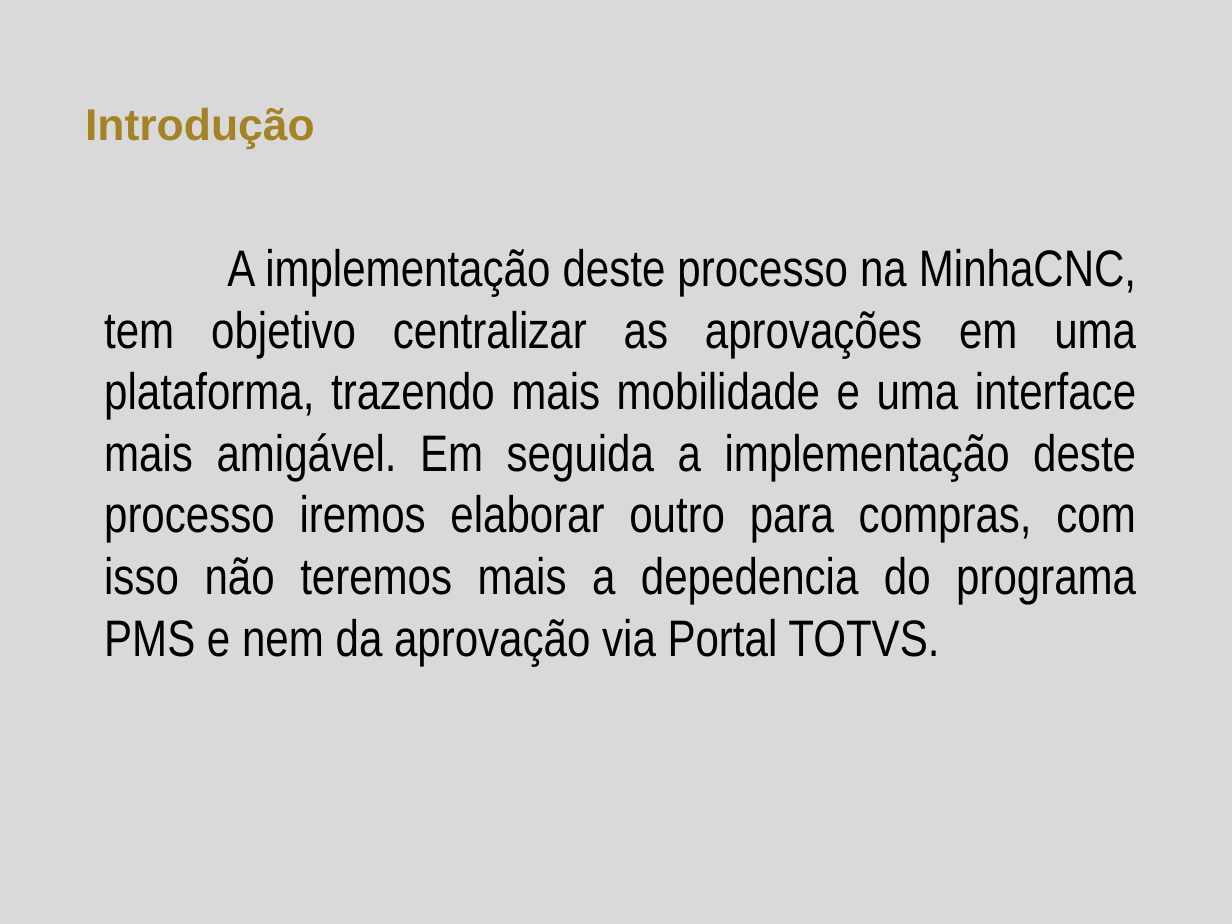
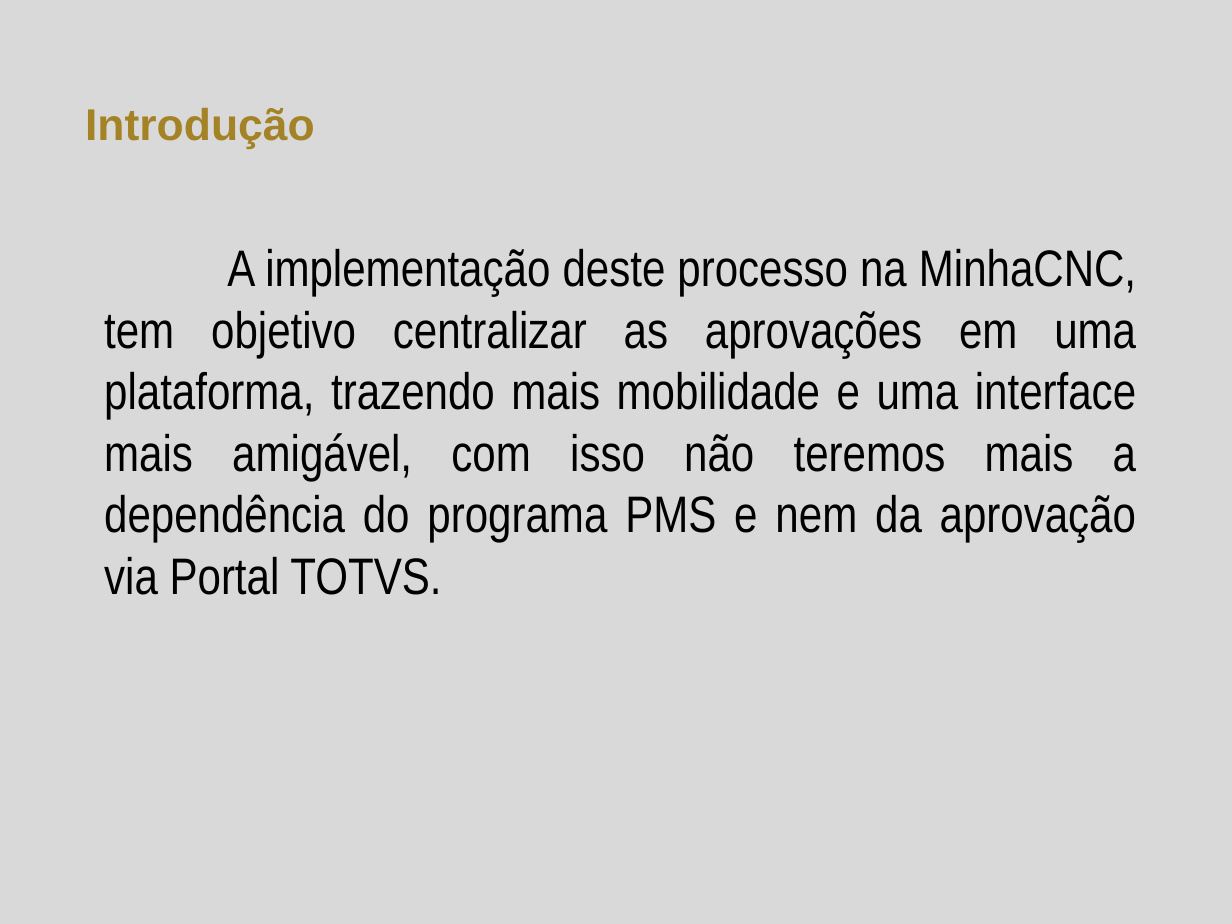
Before and after one commit to herickfreitas/Fluig_RM_SolicitacaoAlmoxarifado, a slide deck: slide 2 of Solicitação Almoxarifado.pptx. Drawn at 1232x924 pixels with LibreOffice and Linux fonts; fonts in the diff are those of the drawing; background and template pictures are left out. Boxes give left, top, right and bottom in pixels: in the first picture for what was removed or moved away, otherwise in the second. Text is boxed around its words. In the diff, an @@ line names an element or a change of style, - is before the commit and + after.

```diff
--- a/Solicitação Almoxarifado.pptx
+++ b/Solicitação Almoxarifado.pptx
@@ text at bbox=[104, 248, 1136, 595]: text changed @@
-A implementação deste processo na MinhaCNC, tem objetivo centralizar as aprovações em uma plataforma, trazendo mais mobilidade e uma interface mais amigável. Em seguida a implementação deste processo iremos elaborar outro para compras, com isso não teremos mais a depedencia do programa PMS e nem da aprovação via Portal TOTVS.
+A implementação deste processo na MinhaCNC, tem objetivo centralizar as aprovações em uma plataforma, trazendo mais mobilidade e uma interface mais amigável, com isso não teremos mais a dependência do programa PMS e nem da aprovação via Portal TOTVS.
```
Also in this commit, not shown: 3 other slides changed, 2 other files.
